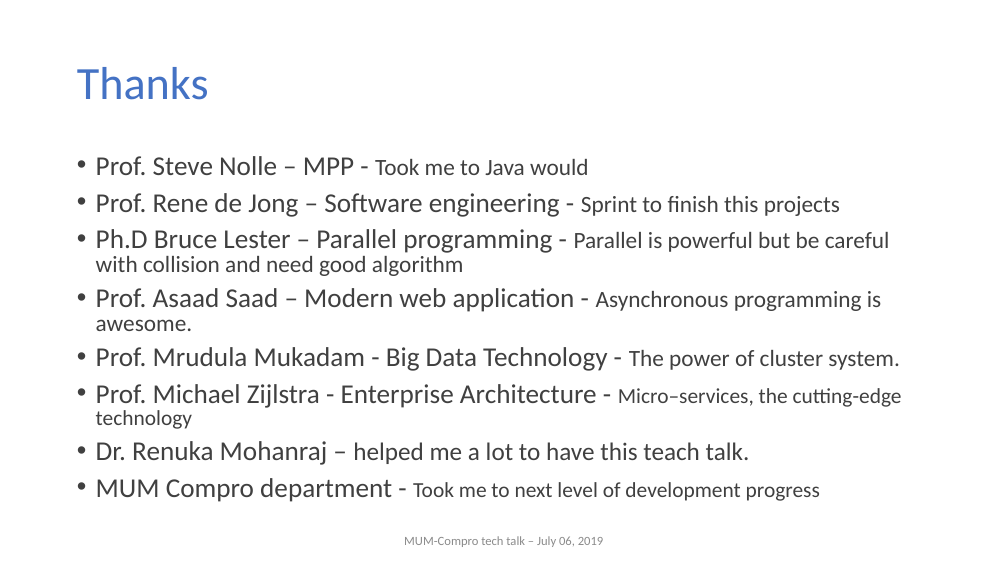
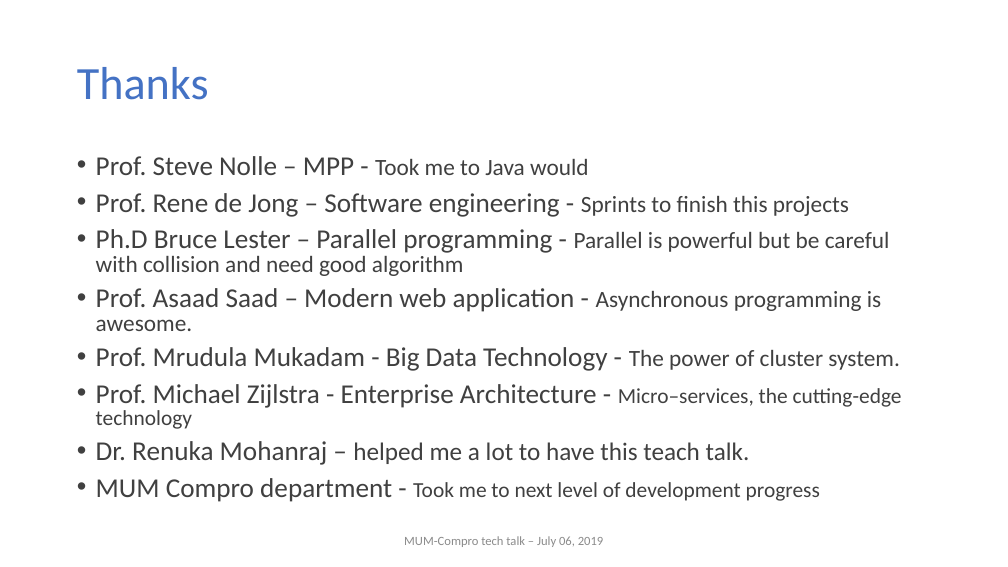
Before and after one commit to nghianghesi/hms, a slide deck: slide 30 of slide.pptx (slide 29 before the commit). Drawn at 1008x567 pixels with LibreOffice and Linux fonts; fonts in the diff are those of the drawing; background and template pictures are left out. Boxes give left, top, right and bottom in pixels: in the first picture for what was removed or moved away, otherwise in the second. Text is boxed around its words. In the diff, an @@ line names an element or a change of style, - is before the commit and + after.

```diff
--- a/slide.pptx
+++ b/slide.pptx
@@ text at (x1=96, y1=193, x2=849, y2=217): text changed @@
-• Prof. Rene de Jong – Software engineering - Sprint to finish this projects
+• Prof. Rene de Jong – Software engineering - Sprints to finish this projects
```
Also in this commit, not shown: 19 other slides changed, 1 slide added.
